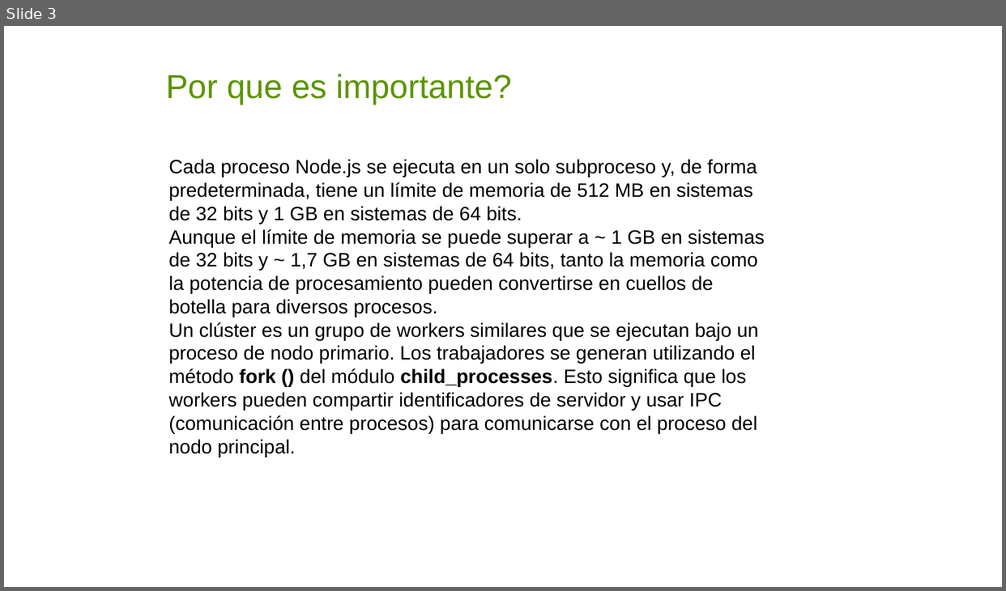
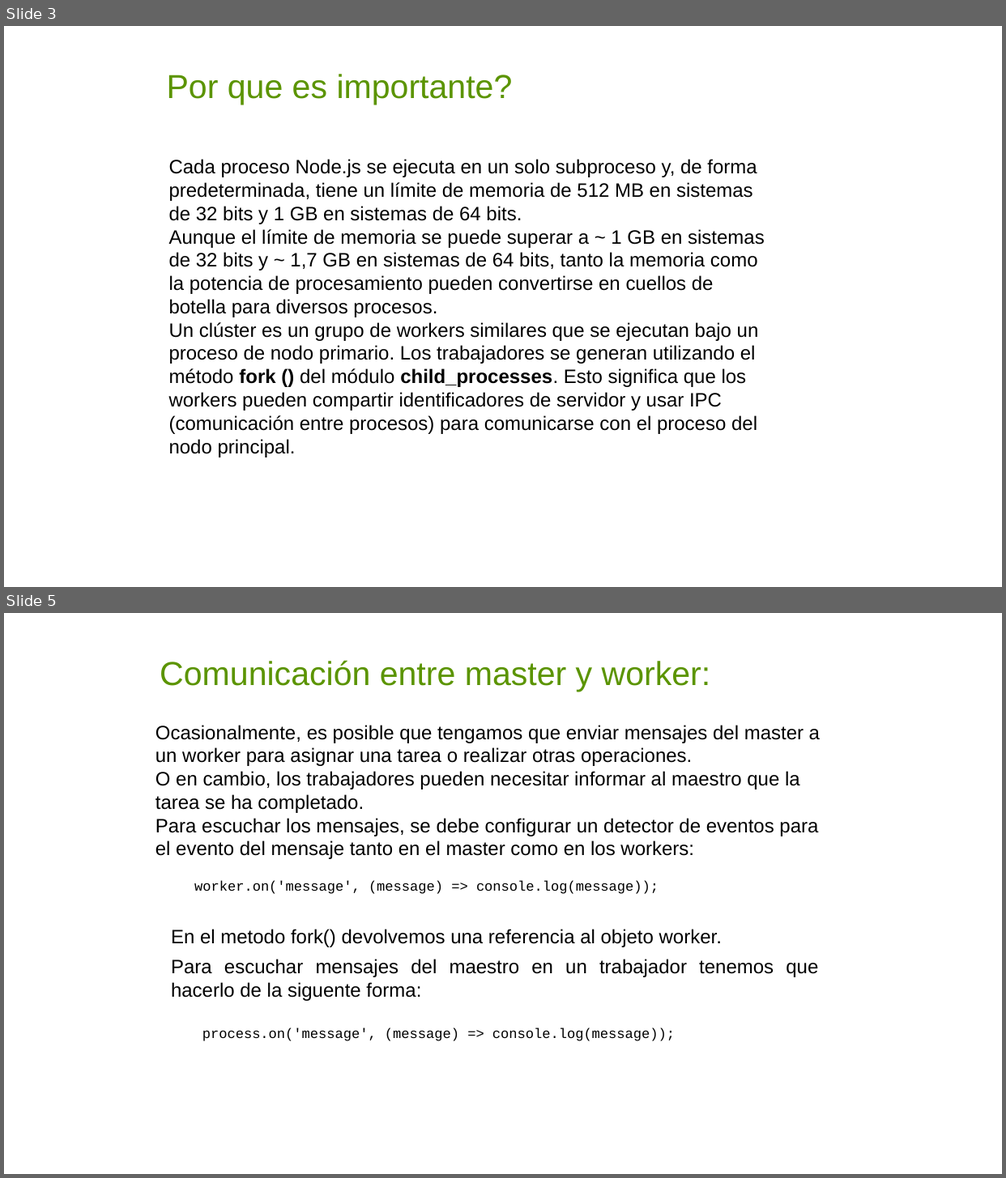
Before and after one commit to lukillo/clusters, a slide deck: Clusters.pptx. Shown one above the other, each under a label of ours: slide 3 before the commit, slides 3 and 5 after it; the slides between them are not shown. The pictures are 1006x591 and 1006x1178 pixels, drawn with LibreOffice and Linux fonts; fonts in the diff are those of the drawing; background and template pictures are left out. Boxes give left, top, right and bottom in pixels: in the first picture for what was removed or moved away, otherwise in the second. Text is boxed around its words. In the diff, an @@ line names an element or a change of style, - is before the commit and + after.

```diff
--- a/Clusters.pptx
+++ b/Clusters.pptx
@@ slide 5 added at box(4, 613, 1002, 1174), background #FFFFFF @@
@@ text added at box(160, 660, 711, 692), 24 pt, text #5B9400 @@
+Comunicación entre master y worker:
@@ text added at box(155, 725, 820, 859), 14 pt, text #000000 @@
+Ocasionalmente, es posible que tengamos que enviar mensajes del master a un worker para asignar una tarea o realizar otras operaciones.
+O en cambio, los trabajadores pueden necesitar informar al maestro que la tarea se ha completado.
+Para escuchar los mensajes, se debe configurar un detector de eventos para el evento del mensaje tanto en el master como en los workers:
@@ text added at box(194, 880, 658, 894), 10 pt, text #000000 @@
+worker.on('message', (message) => console.log(message));
@@ text added at box(171, 929, 818, 1001), 14 pt, text #000000 @@
+En el metodo fork() devolvemos una referencia al objeto worker.
+Para escuchar mensajes del maestro en un trabajador tenemos que hacerlo de la siguente forma:
@@ text added at box(202, 1028, 675, 1041), 10 pt, text #000000 @@
+process.on('message', (message) => console.log(message));
```
Also in this commit, not shown: 3 other slides changed, 1 other slide added, 1 slide removed, 2 other files.
